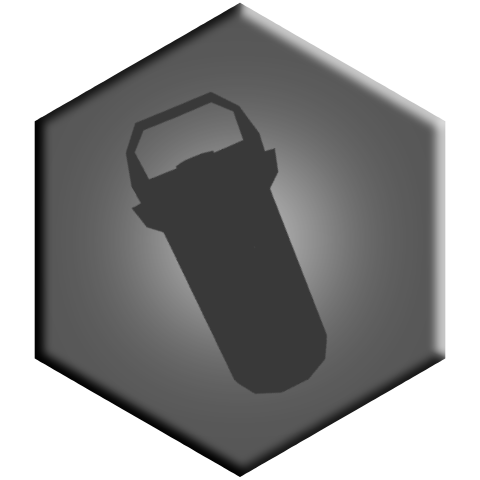
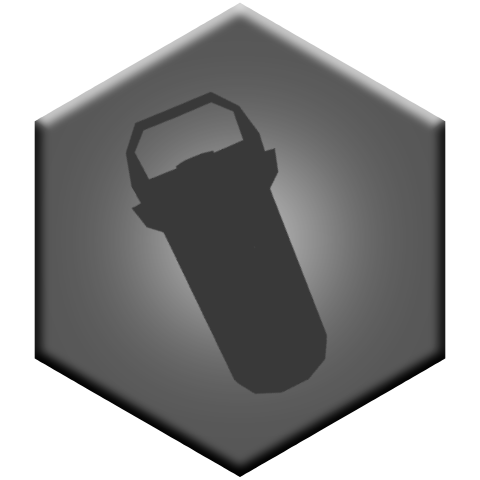
Layered file, before and after one edit (480 x 480). Changes by layer:
pixels changed over [34, 2, 446, 477] (layer not identified)
